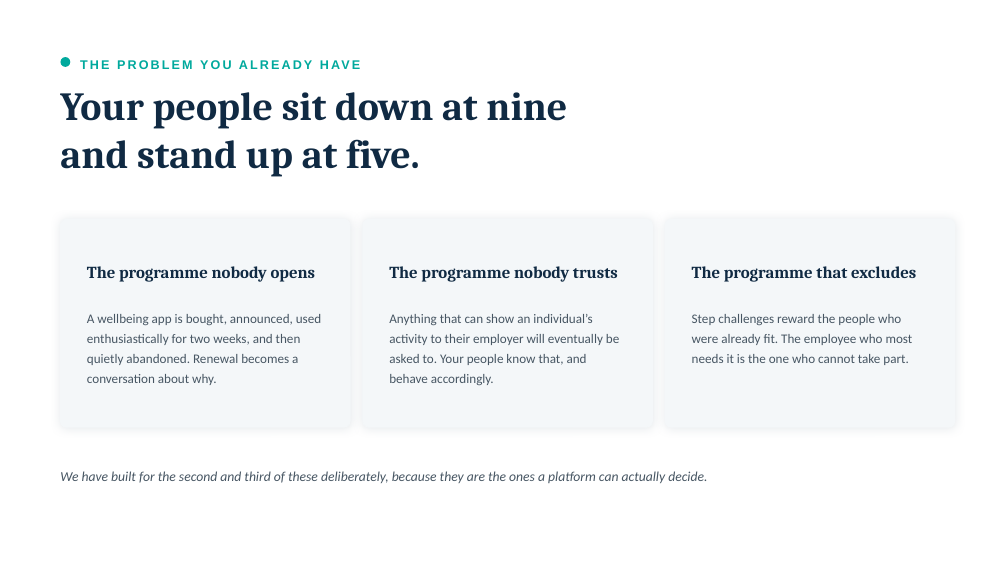
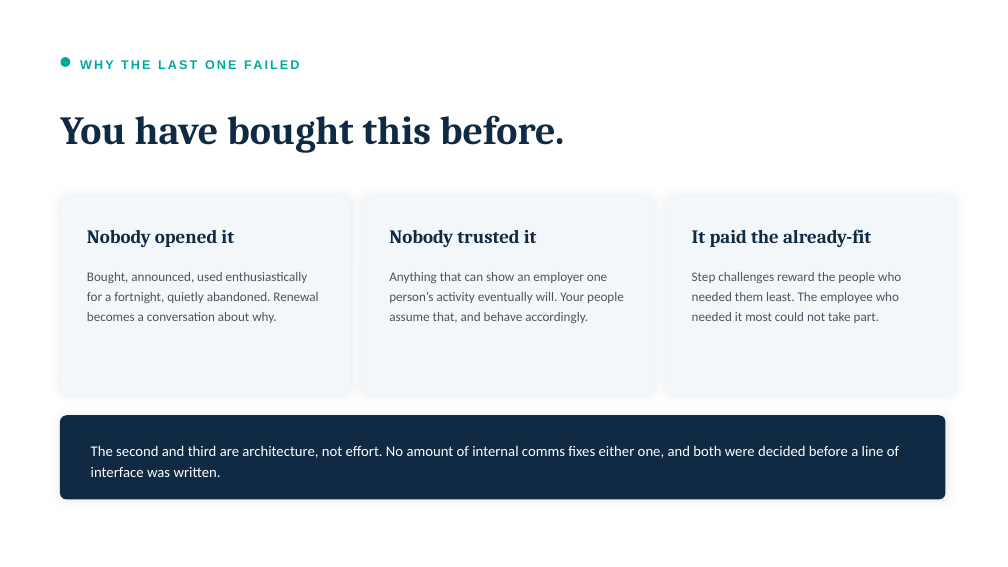
Before and after one commit to jnnseya-cpu/JESSIE, a slide deck: slide 3 of docs/sales/JESS-MOVE-for-organisations.pptx. Drawn at 1008x567 pixels with LibreOffice and Linux fonts; fonts in the diff are those of the drawing. Boxes give left, top, right and bottom in pixels: in the first picture for what was removed or moved away, otherwise in the second. Text is boxed around its words. In the diff, an @@ line names an element or a change of style, - is before the commit and + after.

```diff
--- a/docs/sales/JESS-MOVE-for-organisations.pptx
+++ b/docs/sales/JESS-MOVE-for-organisations.pptx
@@ text at <box>80,53,685,76</box>: text changed @@
-THE PROBLEM YOU ALREADY HAVE
+WHY THE LAST ONE FAILED
@@ text at <box>60,115,564,153</box>: text changed @@
-Your people sit down at nine
-and stand up at five.
+You have bought this before.
@@ rounded rectangle: place and size @@
-rounded rectangle at <box>60,219,350,427</box>
+rounded rectangle at <box>60,197,350,393</box>
@@ rounded rectangle: place and size @@
-rounded rectangle at <box>363,219,653,427</box>
+rounded rectangle at <box>363,197,653,393</box>
@@ proportions changed in 3 elements at <box>60,197,350,393</box>, <box>363,197,653,393</box>, <box>665,197,955,393</box> @@
@@ rounded rectangle: place and size @@
-rounded rectangle at <box>665,219,955,427</box>
+rounded rectangle at <box>665,197,955,393</box>
@@ text at <box>87,230,234,247</box>: text changed; size 16 to 18 pt @@
-The programme nobody opens
+Nobody opened it
@@ text at <box>389,230,537,247</box>: text changed; size 16 to 18 pt @@
-The programme nobody trusts
+Nobody trusted it
@@ text at <box>692,229,871,247</box>: text changed; size 16 to 18 pt @@
-The programme that excludes
+It paid the already-fit
@@ text at <box>87,272,318,323</box>: text changed @@
-A wellbeing app is bought, announced, used enthusiastically for two weeks, and then quietly abandoned. Renewal becomes a conversation about why.
+Bought, announced, used enthusiastically for a fortnight, quietly abandoned. Renewal becomes a conversation about why.
@@ text at <box>389,272,624,323</box>: text changed @@
-Anything that can show an individual’s activity to their employer will eventually be asked to. Your people know that, and behave accordingly.
+Anything that can show an employer one person’s activity eventually will. Your people assume that, and behave accordingly.
@@ text at <box>692,272,901,323</box>: text changed @@
-Step challenges reward the people who were already fit. The employee who most needs it is the one who cannot take part.
+Step challenges reward the people who needed them least. The employee who needed it most could not take part.
@@ rounded rectangle: place and size @@
-rounded rectangle at <box>60,471,707,483</box>
+rounded rectangle at <box>60,416,945,499</box>
@@ rounded rectangle at <box>60,416,945,499</box>: fill none to #102A43; outline none to #102A43 1 pt; shadow on @@
@@ text added at <box>91,445,899,477</box>, 14 pt, text #FFFFFF @@
+The second and third are architecture, not effort. No amount of internal comms fixes either one, and both were decided before a line of interface was written.
@@ text in rounded rectangle at <box>60,471,707,483</box>: text removed @@
-We have built for the second and third of these deliberately, because they are the ones a platform can actually decide.
```
Also in this commit, not shown: 9 other slides changed, 2 slides added, 2 slides removed, 3 other files.
